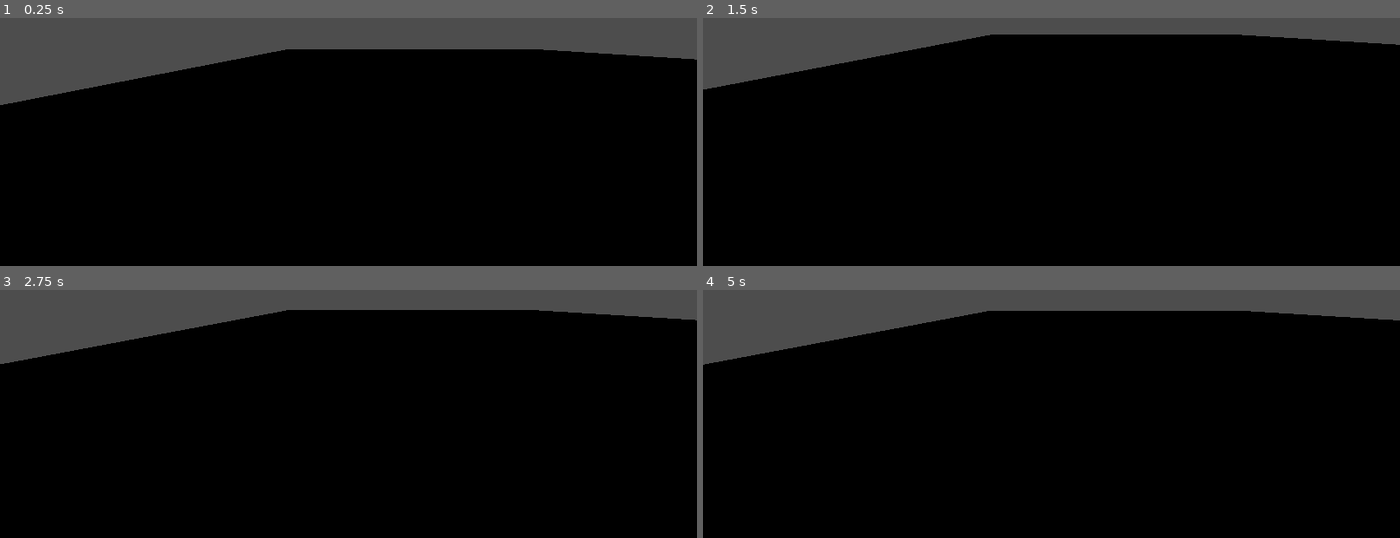
Above: before the commit, frames 1-4 (two rows, left to right).
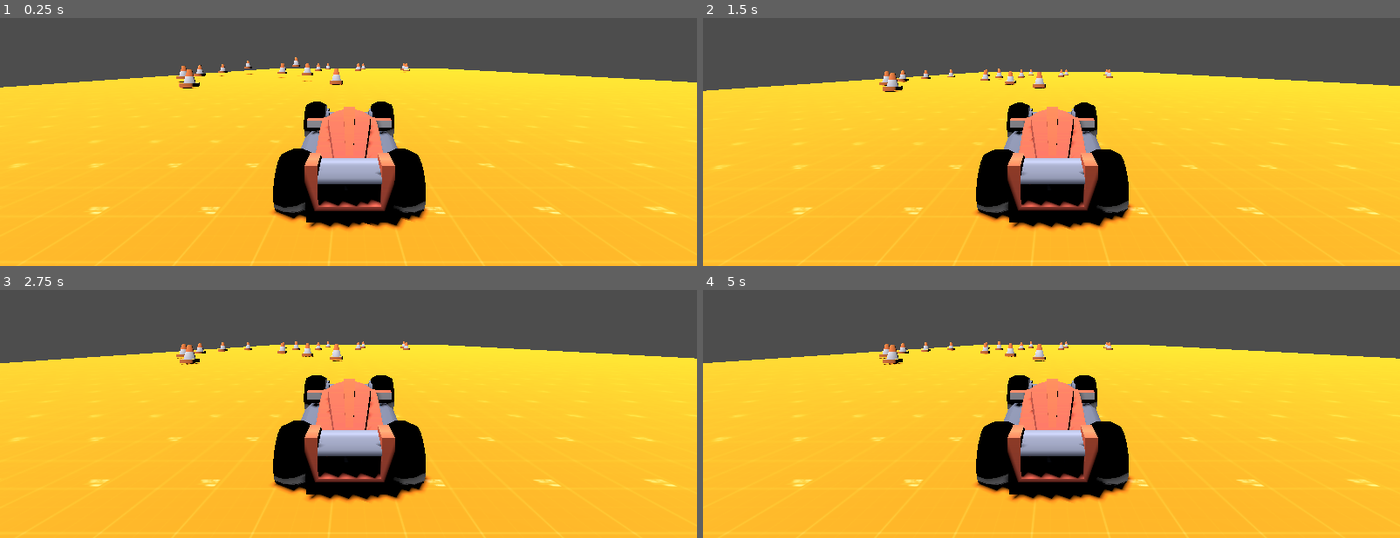
Above: after the commit, the same moments.

Repository: KopiOCoder/FormulaCyber
Game: Godot game, scene res://testing_level.tscn
The game is run twice, just before and just after one commit, with the same random seed, the same clock (stepped at 60 frames per second) and the same inputs. After the commit the project has no main scene; this scene is started directly in both runs.
Inputs:
- Up to frame 1 (0.25 s): no input
- Up to frame 2 (1.5 s): no input
- Up to frame 3 (2.75 s): no input
- Up to frame 4 (5 s): tap Enter at 4.25 s

The runs differ from the first frame. In frame 1, 79% of the frame differs, in the area x 0-100%, y 12-100%; in frame 2, 84%, in the area x 0-100%, y 6-100%; in frame 3, 83%; in frame 4, 83%.

Commit message:
removed unnecessary files, tweaked car movement

Diff:
--- a/Car.tscn
+++ b/Car.tscn
@@ -5,7 +5,7 @@
 [sub_resource type="GDScript" id="GDScript_y2uan"]
 script/source = "extends VehicleBody3D
 
-const MAX_STEER = 0.8
+const MAX_STEER = 0.7
 
 const ENGINE_POWER = 300
 
@@ -201,7 +201,8 @@
 shadow_mesh = SubResource("ArrayMesh_hrssd")
 
 [node name="race" type="VehicleBody3D"]
-gravity_scale = 2.0
+mass = 50.0
+gravity_scale = 3.5
 script = SubResource("GDScript_y2uan")
 
 [node name="Camera3D" type="Camera3D" parent="."]
@@ -220,9 +221,10 @@
 transform = Transform3D(1, 0, 0, 0, 1, 0, 0, 0, 1, 0.35, 0.3, -0.880114)
 use_as_traction = true
 wheel_roll_influence = 0.01
-wheel_friction_slip = 1.1
-suspension_travel = 0.15
-suspension_stiffness = 80.0
+wheel_rest_length = 0.1
+wheel_friction_slip = 1.2
+suspension_travel = 0.04
+suspension_stiffness = 90.0
 
 [node name="mesh" type="MeshInstance3D" parent="BL"]
 mesh = SubResource("ArrayMesh_020ms")
@@ -232,9 +234,10 @@
 transform = Transform3D(1, 0, 0, 0, 1, 0, 0, 0, 1, -0.35, 0.3, -0.880114)
 use_as_traction = true
 wheel_roll_influence = 0.01
-wheel_friction_slip = 1.1
-suspension_travel = 0.15
-suspension_stiffness = 80.0
+wheel_rest_length = 0.1
+wheel_friction_slip = 1.2
+suspension_travel = 0.04
+suspension_stiffness = 90.0
 
 [node name="mesh" type="MeshInstance3D" parent="BR"]
 mesh = SubResource("ArrayMesh_hrtws")
--- a/project.godot
+++ b/project.godot
@@ -11,6 +11,5 @@
 [application]
 
 config/name="FormulaCyber"
-run/main_scene="uid://bhjyuf1p3x4oc"
 config/features=PackedStringArray("4.4", "Forward Plus")
 config/icon="res://icon.svg"
--- /dev/null
+++ b/rigid_body_3d.gd
@@ -0,0 +1,6 @@
+extends RigidBody3D
+
+
+func _on_body_entered(body):
+	if body.name == "Car":
+		apply_impulse(Vector3(0, 10, 0), Vector3.ZERO)
--- a/testing_level.tscn
+++ b/testing_level.tscn
@@ -1,22 +1,207 @@
-[gd_scene load_steps=4 format=3 uid="uid://bsf1kx2yakruw"]
+[gd_scene load_steps=6 format=3 uid="uid://bsf1kx2yakruw"]
 
 [ext_resource type="Texture2D" uid="uid://hmjyh5hk862i" path="res://kenney_prototype-textures/PNG/Orange/texture_01.png" id="1_tbtb0"]
 [ext_resource type="PackedScene" uid="uid://bu2ckrk4i165q" path="res://Car.tscn" id="2_haa73"]
+[ext_resource type="ArrayMesh" uid="uid://p1nol547y61p" path="res://City map/Models/OBJ format/construction-cone.obj" id="3_b55i6"]
 
 [sub_resource type="StandardMaterial3D" id="StandardMaterial3D_haa73"]
 albedo_texture = ExtResource("1_tbtb0")
 uv1_triplanar = true
 uv1_world_triplanar = true
 
+[sub_resource type="SphereShape3D" id="SphereShape3D_n3hra"]
+
 [node name="Node3D" type="Node3D"]
+
+[node name="DirectionalLight3D" type="DirectionalLight3D" parent="."]
+transform = Transform3D(-0.866025, -0.47712, 0.14952, 0, 0.299041, 0.95424, -0.5, 0.826396, -0.258977, 0, 0, 0)
+light_energy = 1.75
+shadow_enabled = true
 
 [node name="CSGCombiner3D" type="CSGCombiner3D" parent="."]
 use_collision = true
 
 [node name="CSGBox3D" type="CSGBox3D" parent="CSGCombiner3D"]
-transform = Transform3D(1, 0, 0, 0, 1, 0, 0, 0, 1, -13.1186, 0, 13.5119)
-size = Vector3(42.7635, 1, 46.7543)
+transform = Transform3D(1, 0, 0, 0, 1, 0, 0, 0, 1, -5.58711, 0.231946, 26.3514)
+size = Vector3(42.7635, 1, 68.6984)
 material = SubResource("StandardMaterial3D_haa73")
 
 [node name="race" parent="." instance=ExtResource("2_haa73")]
-transform = Transform3D(1, 0, 0, 0, 1, 0, 0, 0, 1, -2.23575, 0.5, -3.84991)
+transform = Transform3D(1, 0, 0, 0, 1, 0, 0, 0, 1, -3.13714, 0.994728, -3.84991)
+
+[node name="RigidBody3D2" type="RigidBody3D" parent="."]
+transform = Transform3D(1, 0, 0, 0, 1, 0, 0, 0, 1, -2.38237, 0.978992, 8.52667)
+
+[node name="CollisionShape3D" type="CollisionShape3D" parent="RigidBody3D2"]
+transform = Transform3D(1, 0, 0, 0, 1, 0, 0, 0, 1, -0.00537002, 0.41872, -0.00115132)
+shape = SubResource("SphereShape3D_n3hra")
+
+[node name="MeshInstance3D" type="MeshInstance3D" parent="RigidBody3D2"]
+transform = Transform3D(10, 0, 0, 0, 10, 0, 0, 0, 10, 0, 0, 0)
+mesh = ExtResource("3_b55i6")
+skeleton = NodePath("../../RigidBody3D2")
+
+[node name="RigidBody3D" type="RigidBody3D" parent="."]
+transform = Transform3D(1, 0, 0, 0, 1, 0, 0, 0, 1, -0.045516, 1.41688, 12.018)
+
+[node name="CollisionShape3D" type="CollisionShape3D" parent="RigidBody3D"]
+transform = Transform3D(1, 0, 0, 0, 1, 0, 0, 0, 1, -0.00537002, 0.41872, -0.00115132)
+shape = SubResource("SphereShape3D_n3hra")
+
+[node name="MeshInstance3D" type="MeshInstance3D" parent="RigidBody3D"]
+transform = Transform3D(10, 0, 0, 0, 10, 0, 0, 0, 10, 0, 0, 0)
+mesh = ExtResource("3_b55i6")
+
+[node name="RigidBody3D3" type="RigidBody3D" parent="."]
+transform = Transform3D(1, 0, 0, 0, 1, 0, 0, 0, 1, 10.0856, 1.32361, 19.6905)
+
+[node name="CollisionShape3D" type="CollisionShape3D" parent="RigidBody3D3"]
+transform = Transform3D(1, 0, 0, 0, 1, 0, 0, 0, 1, -0.00537002, 0.41872, -0.00115132)
+shape = SubResource("SphereShape3D_n3hra")
+
+[node name="MeshInstance3D" type="MeshInstance3D" parent="RigidBody3D3"]
+transform = Transform3D(10, 0, 0, 0, 10, 0, 0, 0, 10, 0, 0, 0)
+mesh = ExtResource("3_b55i6")
+
+[node name="RigidBody3D4" type="RigidBody3D" parent="."]
+transform = Transform3D(1, 0, 0, 0, 1, 0, 0, 0, 1, 5.30861, 0.719763, 6.39728)
+
+[node name="CollisionShape3D" type="CollisionShape3D" parent="RigidBody3D4"]
+transform = Transform3D(1, 0, 0, 0, 1, 0, 0, 0, 1, -0.00537002, 0.41872, -0.00115132)
+shape = SubResource("SphereShape3D_n3hra")
+
+[node name="MeshInstance3D" type="MeshInstance3D" parent="RigidBody3D4"]
+transform = Transform3D(10, 0, 0, 0, 10, 0, 0, 0, 10, 0, 0, 0)
+mesh = ExtResource("3_b55i6")
+
+[node name="RigidBody3D5" type="RigidBody3D" parent="."]
+transform = Transform3D(1, 0, 0, 0, 1, 0, 0, 0, 1, 2.89692, 1.3918, 16.119)
+
+[node name="CollisionShape3D" type="CollisionShape3D" parent="RigidBody3D5"]
+transform = Transform3D(1, 0, 0, 0, 1, 0, 0, 0, 1, -0.00537002, 0.41872, -0.00115132)
+shape = SubResource("SphereShape3D_n3hra")
+
+[node name="MeshInstance3D" type="MeshInstance3D" parent="RigidBody3D5"]
+transform = Transform3D(10, 0, 0, 0, 10, 0, 0, 0, 10, 0, 0, 0)
+mesh = ExtResource("3_b55i6")
+
+[node name="RigidBody3D6" type="RigidBody3D" parent="."]
+transform = Transform3D(1, 0, 0, 0, 1, 0, 0, 0, 1, 8.44274, 1.22673, 10.7815)
+
+[node name="CollisionShape3D" type="CollisionShape3D" parent="RigidBody3D6"]
+transform = Transform3D(1, 0, 0, 0, 1, 0, 0, 0, 1, -0.00537002, 0.41872, -0.00115132)
+shape = SubResource("SphereShape3D_n3hra")
+
+[node name="MeshInstance3D" type="MeshInstance3D" parent="RigidBody3D6"]
+transform = Transform3D(10, 0, 0, 0, 10, 0, 0, 0, 10, 0, 0, 0)
+mesh = ExtResource("3_b55i6")
+
+[node name="RigidBody3D7" type="RigidBody3D" parent="."]
+transform = Transform3D(1, 0, 0, 0, 1, 0, 0, 0, 1, 9.90335, 1.22464, 15.2225)
+
+[node name="CollisionShape3D" type="CollisionShape3D" parent="RigidBody3D7"]
+transform = Transform3D(1, 0, 0, 0, 1, 0, 0, 0, 1, -0.00537002, 0.41872, -0.00115132)
+shape = SubResource("SphereShape3D_n3hra")
+
+[node name="MeshInstance3D" type="MeshInstance3D" parent="RigidBody3D7"]
+transform = Transform3D(10, 0, 0, 0, 10, 0, 0, 0, 10, 0, 0, 0)
+mesh = ExtResource("3_b55i6")
+
+[node name="RigidBody3D8" type="RigidBody3D" parent="."]
+transform = Transform3D(1, 0, 0, 0, 1, 0, 0, 0, 1, 2.08625, 1.47715, 20.8244)
+
+[node name="CollisionShape3D" type="CollisionShape3D" parent="RigidBody3D8"]
+transform = Transform3D(1, 0, 0, 0, 1, 0, 0, 0, 1, 0.29597, 0.841392, -0.840048)
+shape = SubResource("SphereShape3D_n3hra")
+
+[node name="MeshInstance3D" type="MeshInstance3D" parent="RigidBody3D8"]
+transform = Transform3D(10, 0, 0, 0, 10, 0, 0, 0, 10, 0.337573, 0.532796, -0.900141)
+mesh = ExtResource("3_b55i6")
+
+[node name="RigidBody3D9" type="RigidBody3D" parent="."]
+transform = Transform3D(1, 0, 0, 0, 1, 0, 0, 0, 1, 9.02214, 1.73622, 23.7432)
+
+[node name="CollisionShape3D" type="CollisionShape3D" parent="RigidBody3D9"]
+transform = Transform3D(1, 0, 0, 0, 1, 0, 0, 0, 1, -0.00537002, 0.41872, -0.00115132)
+shape = SubResource("SphereShape3D_n3hra")
+
+[node name="MeshInstance3D" type="MeshInstance3D" parent="RigidBody3D9"]
+transform = Transform3D(10, 0, 0, 0, 10, 0, 0, 0, 10, 0, 0, 0)
+mesh = ExtResource("3_b55i6")
+
+[node name="RigidBody3D10" type="RigidBody3D" parent="."]
+transform = Transform3D(1, 0, 0, 0, 1, 0, 0, 0, 1, 0.451193, 1.3918, 23.2385)
+
+[node name="CollisionShape3D" type="CollisionShape3D" parent="RigidBody3D10"]
+transform = Transform3D(1, 0, 0, 0, 1, 0, 0, 0, 1, -0.00537002, 0.41872, -0.00115132)
+shape = SubResource("SphereShape3D_n3hra")
+
+[node name="MeshInstance3D" type="MeshInstance3D" parent="RigidBody3D10"]
+transform = Transform3D(10, 0, 0, 0, 10, 0, 0, 0, 10, 0, 0, 0)
+mesh = ExtResource("3_b55i6")
+
+[node name="RigidBody3D11" type="RigidBody3D" parent="."]
+transform = Transform3D(1, 0, 0, 0, 1, 0, 0, 0, 1, -4.34724, 1.40366, 24.513)
+
+[node name="CollisionShape3D" type="CollisionShape3D" parent="RigidBody3D11"]
+transform = Transform3D(1, 0, 0, 0, 1, 0, 0, 0, 1, -0.00537002, 0.41872, -0.00115132)
+shape = SubResource("SphereShape3D_n3hra")
+
+[node name="MeshInstance3D" type="MeshInstance3D" parent="RigidBody3D11"]
+transform = Transform3D(10, 0, 0, 0, 10, 0, 0, 0, 10, 0, 0, 0)
+mesh = ExtResource("3_b55i6")
+
+[node name="RigidBody3D12" type="RigidBody3D" parent="."]
+transform = Transform3D(1, 0, 0, 0, 1, 0, 0, 0, 1, -9.95818, 1.3918, 23.0002)
+
+[node name="CollisionShape3D" type="CollisionShape3D" parent="RigidBody3D12"]
+transform = Transform3D(1, 0, 0, 0, 1, 0, 0, 0, 1, -0.00537002, 0.41872, -0.00115132)
+shape = SubResource("SphereShape3D_n3hra")
+
+[node name="MeshInstance3D" type="MeshInstance3D" parent="RigidBody3D12"]
+transform = Transform3D(10, 0, 0, 0, 10, 0, 0, 0, 10, 0, 0, 0)
+mesh = ExtResource("3_b55i6")
+
+[node name="RigidBody3D13" type="RigidBody3D" parent="."]
+transform = Transform3D(1, 0, 0, 0, 1, 0, 0, 0, 1, 5.84829, 1.3918, 28.0072)
+
+[node name="CollisionShape3D" type="CollisionShape3D" parent="RigidBody3D13"]
+transform = Transform3D(1, 0, 0, 0, 1, 0, 0, 0, 1, -0.00537002, 0.41872, -0.00115132)
+shape = SubResource("SphereShape3D_n3hra")
+
+[node name="MeshInstance3D" type="MeshInstance3D" parent="RigidBody3D13"]
+transform = Transform3D(10, 0, 0, 0, 10, 0, 0, 0, 10, 0, 0, 0)
+mesh = ExtResource("3_b55i6")
+
+[node name="RigidBody3D14" type="RigidBody3D" parent="."]
+transform = Transform3D(1, 0, 0, 0, 1, 0, 0, 0, 1, 0, 1.3918, 31.939)
+
+[node name="CollisionShape3D" type="CollisionShape3D" parent="RigidBody3D14"]
+transform = Transform3D(1, 0, 0, 0, 1, 0, 0, 0, 1, -0.00537002, 0.41872, -0.00115132)
+shape = SubResource("SphereShape3D_n3hra")
+
+[node name="MeshInstance3D" type="MeshInstance3D" parent="RigidBody3D14"]
+transform = Transform3D(10, 0, 0, 0, 10, 0, 0, 0, 10, 0, 0, 0)
+mesh = ExtResource("3_b55i6")
+
+[node name="RigidBody3D15" type="RigidBody3D" parent="."]
+transform = Transform3D(1, 0, 0, 0, 1, 0, 0, 0, 1, -5.33945, 1.3918, 31.0127)
+
+[node name="CollisionShape3D" type="CollisionShape3D" parent="RigidBody3D15"]
+transform = Transform3D(1, 0, 0, 0, 1, 0, 0, 0, 1, -0.00537002, 0.41872, -0.00115132)
+shape = SubResource("SphereShape3D_n3hra")
+
+[node name="MeshInstance3D" type="MeshInstance3D" parent="RigidBody3D15"]
+transform = Transform3D(10, 0, 0, 0, 10, 0, 0, 0, 10, 0, 0, 0)
+mesh = ExtResource("3_b55i6")
+
+[node name="RigidBody3D16" type="RigidBody3D" parent="."]
+transform = Transform3D(1, 0, 0, 0, 1, 0, 0, 0, 1, -11.132, 1.37256, 29.8067)
+
+[node name="CollisionShape3D" type="CollisionShape3D" parent="RigidBody3D16"]
+transform = Transform3D(1, 0, 0, 0, 1, 0, 0, 0, 1, -0.00537002, 0.41872, -0.00115132)
+shape = SubResource("SphereShape3D_n3hra")
+
+[node name="MeshInstance3D" type="MeshInstance3D" parent="RigidBody3D16"]
+transform = Transform3D(10, 0, 0, 0, 10, 0, 0, 0, 10, 0, 0, 0)
+mesh = ExtResource("3_b55i6")
Not shown, added: rigid_body_3d.gd.uid
